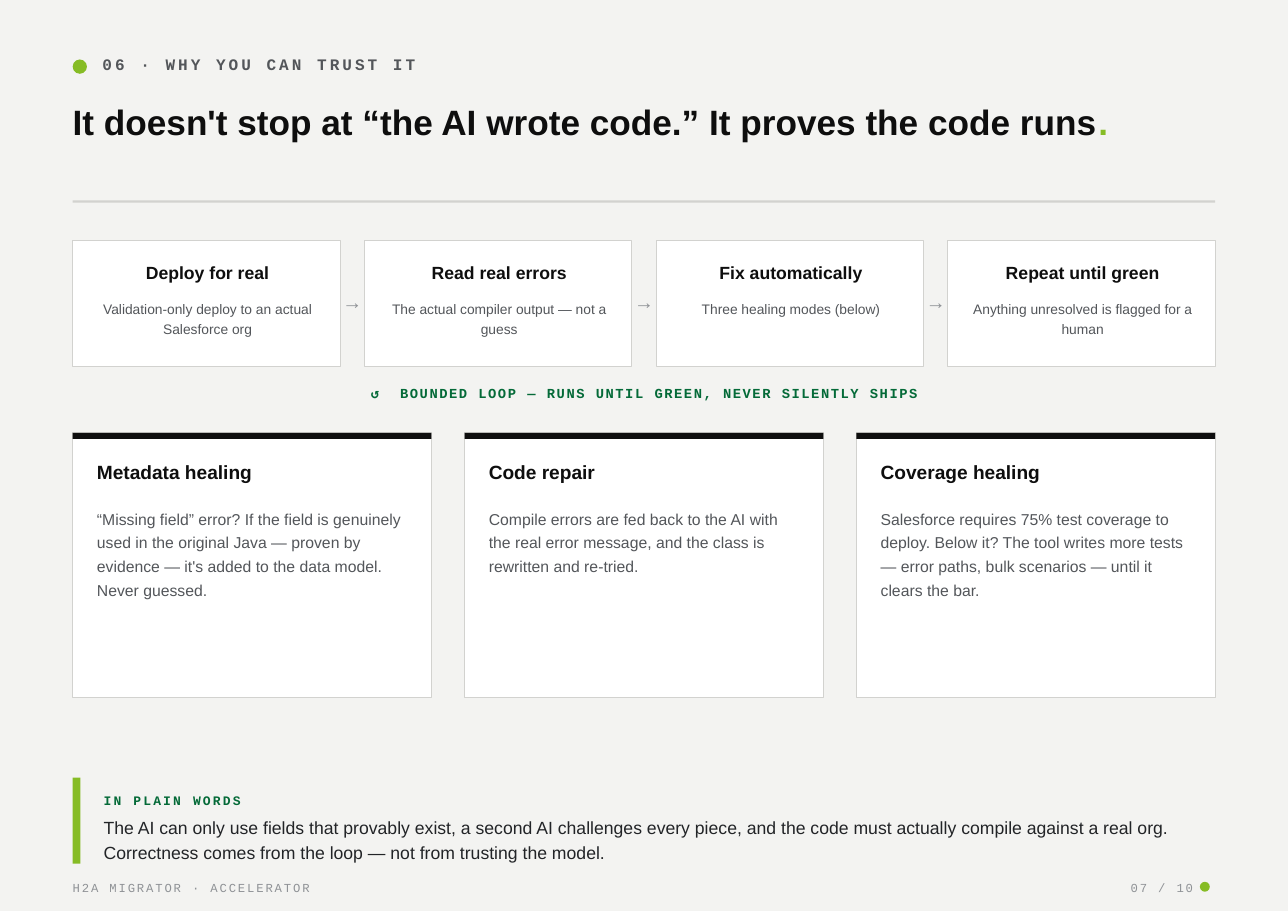
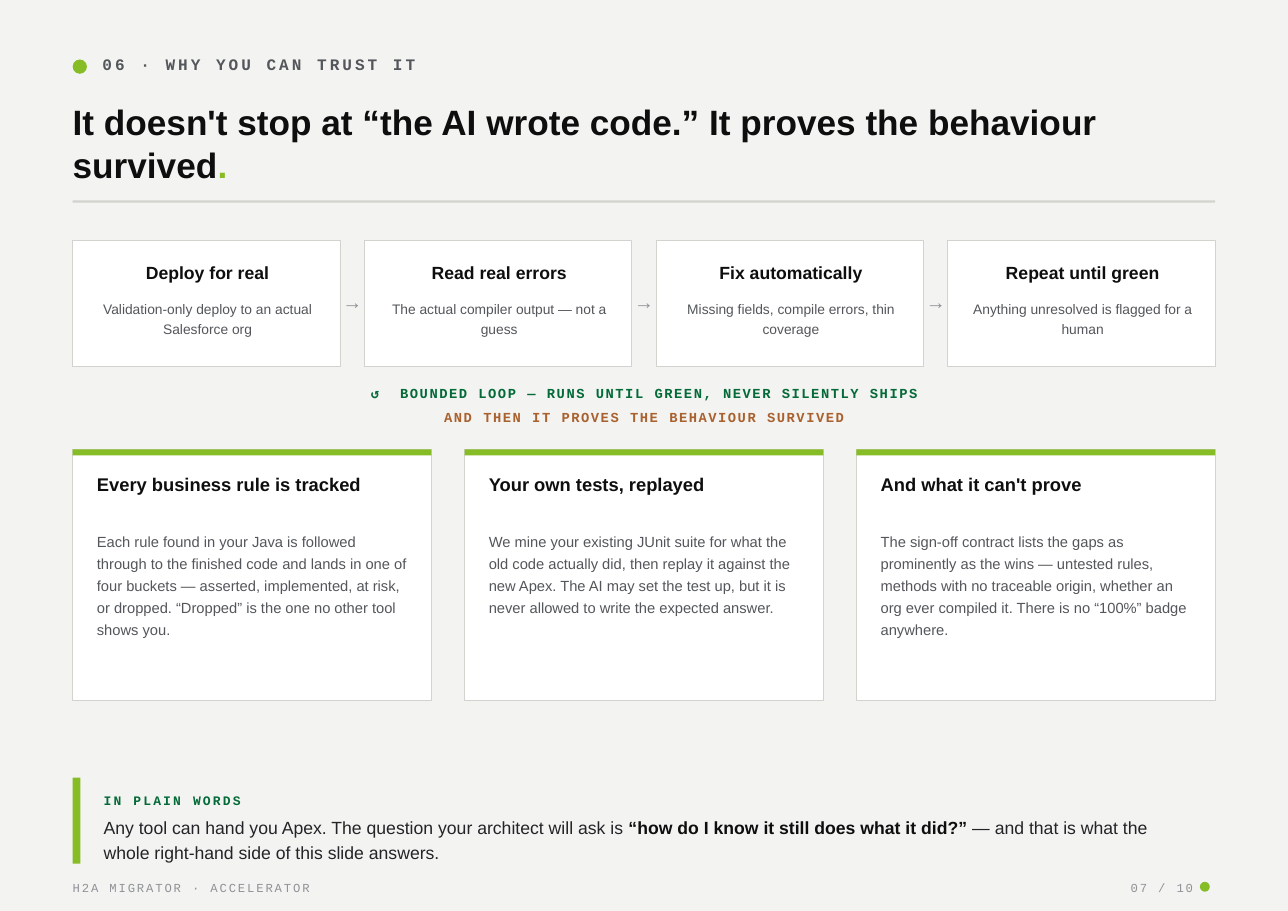
Before and after one commit to Vikaschd04/SAP_Salesforce_Migrator, a slide deck: slide 7 of docs/DEMO_DECK.pptx. Drawn at 1288x911 pixels with LibreOffice and Linux fonts; fonts in the diff are those of the drawing. Boxes give left, top, right and bottom in pixels: in the first picture for what was removed or moved away, otherwise in the second. Text is boxed around its words. In the diff, an @@ line names an element or a change of style, - is before the commit and + after.

```diff
--- a/docs/DEMO_DECK.pptx
+++ b/docs/DEMO_DECK.pptx
@@ text at (73, 109, 1096, 179): text changed @@
-It doesn't stop at “the AI wrote code.” It proves the code runs.
+It doesn't stop at “the AI wrote code.” It proves the behaviour survived.
@@ text at (687, 304, 894, 337): text changed @@
-Three healing modes (below)
+Missing fields, compile errors, thin coverage
@@ text added at (444, 413, 844, 422), 9 pt, text #A9622F, bold @@
+AND THEN IT PROVES THE BEHAVIOUR SURVIVED
@@ rectangle: place and size @@
-rectangle at (73, 433, 432, 697)
+rectangle at (73, 450, 432, 701)
@@ text at (97, 477, 360, 495): text changed; size 10.3 to 12 pt; text colour #53565A to #0E0E0E; bold on @@
-“Missing field” error? If the field is genuinely used in the original Java — proven by evidence — it's added to the data model. Never guessed.
+Every business rule is tracked
@@ text removed at (97, 465, 252, 483) @@
-Metadata healing
@@ rectangle: place and size @@
-rectangle at (465, 433, 824, 697)
+rectangle at (465, 450, 824, 701)
@@ text at (489, 477, 704, 495): text changed; size 10.3 to 12 pt; text colour #53565A to #0E0E0E; bold on @@
-Compile errors are fed back to the AI with the real error message, and the class is rewritten and re-tried.
+Your own tests, replayed
@@ text removed at (489, 465, 595, 483) @@
-Code repair
@@ rectangle: place and size @@
-rectangle at (856, 433, 1215, 697)
+rectangle at (856, 450, 1215, 701)
@@ 3 rectangles: place and size @@
-3 rectangles at (73, 433, 1215, 440)
+3 rectangles at (73, 450, 1215, 456)
@@ fill #0E0E0E to #86BC25 in 3 elements at (73, 450, 432, 456), (465, 450, 824, 456), (856, 450, 1215, 456) @@
@@ text at (881, 477, 1082, 495): text changed; size 10.3 to 12 pt; text colour #53565A to #0E0E0E; bold on @@
-Salesforce requires 75% test coverage to deploy. Below it? The tool writes more tests — error paths, bulk scenarios — until it clears the bar.
+And what it can't prove
@@ text removed at (881, 465, 1040, 483) @@
-Coverage healing
@@ text added at (97, 536, 406, 638), 9.6 pt, text #53565A @@
+Each rule found in your Java is followed through to the finished code and lands in one of four buckets — asserted, implemented, at risk, or dropped. “Dropped” is the one no other tool shows you.
@@ text added at (489, 536, 790, 616), 9.6 pt, text #53565A @@
+We mine your existing JUnit suite for what the old code actually did, then replay it against the new Apex. The AI may set the test up, but it is never allowed to write the expected answer.
@@ text added at (881, 536, 1187, 638), 9.6 pt, text #53565A @@
+The sign-off contract lists the gaps as prominently as the wins — untested rules, methods with no traceable origin, whether an org ever compiled it. There is no “100%” badge anywhere.
@@ text at (104, 821, 1147, 863): text changed @@
-The AI can only use fields that provably exist, a second AI challenges every piece, and the code must actually compile against a real org. Correctness comes from the loop — not from trusting the model.
+Any tool can hand you Apex. The question your architect will ask is “how do I know it still does what it did?” — and that is what the whole right-hand side of this slide answers.
```
Also in this commit, not shown: 5 other slides changed, 5 other files.
